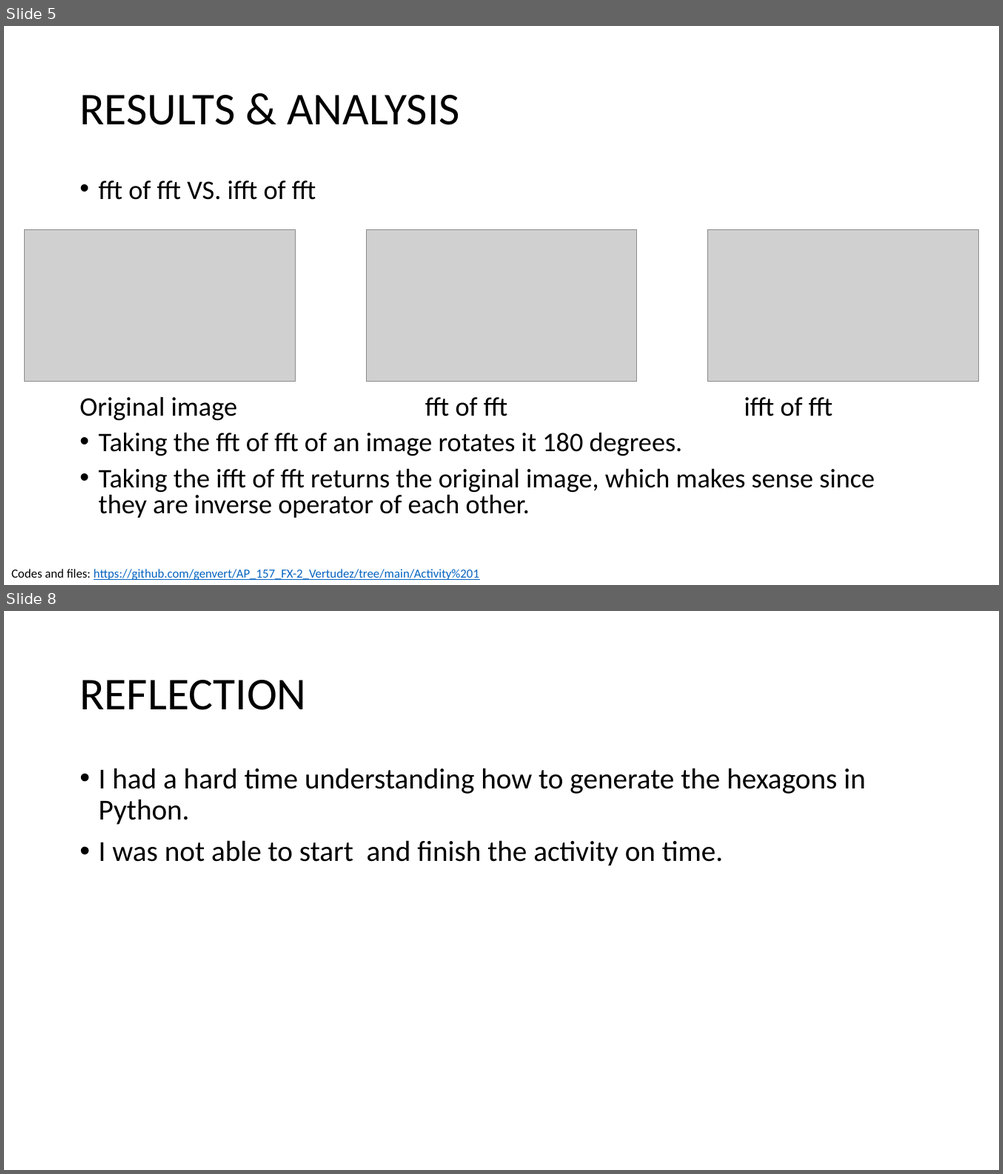
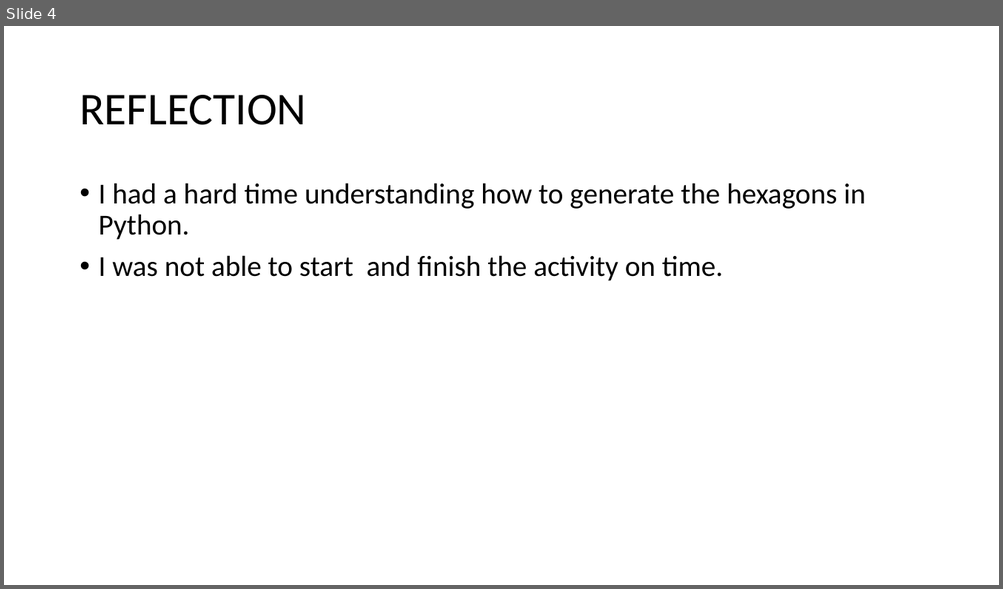
Before and after one commit to genvert/AP_157_FX-2_Vertudez, a slide deck: Activity 1/Vertudez_Activity_1_Report.pptx. Shown one above the other, each under a label of ours: slides 5 and 8 before the commit, slide 4 after it; the slides between them are not shown. The pictures are 1003x1174 and 1003x589 pixels, drawn with LibreOffice and Linux fonts; fonts in the diff are those of the drawing; grey boxes stand for pictures. Boxes give left, top, right and bottom in pixels: in the first picture for what was removed or moved away, otherwise in the second. Text is boxed around its words. In the diff, an @@ line names an element or a change of style, - is before the commit and + after.

```diff
--- a/Activity 1/Vertudez_Activity_1_Report.pptx
+++ b/Activity 1/Vertudez_Activity_1_Report.pptx
@@ slide 5 removed at (4, 26, 999, 585), background #FFFFFF @@
@@ title removed at (79, 95, 459, 125) @@
-RESULTS & ANALYSIS
@@ text removed at (79, 181, 874, 518) @@
-• fft of fft VS. ifft of fft
-Original image fft of fft ifft of fft
-• Taking the fft of fft of an image rotates it 180 degrees.
-• Taking the ifft of fft returns the original image, which makes sense since they are inverse operator of each other.
@@ picture removed at (25, 230, 296, 382) @@
@@ picture removed at (366, 230, 637, 382) @@
@@ picture removed at (708, 230, 979, 382) @@
@@ text removed at (11, 569, 479, 580) @@
-Codes and files: https://github.com/genvert/AP_157_FX-2_Vertudez/tree/main/Activity%201
@@ what was slide 8 is now slide 4 @@
```
Also in this commit, not shown: 3 other slides removed, 1 other file.
